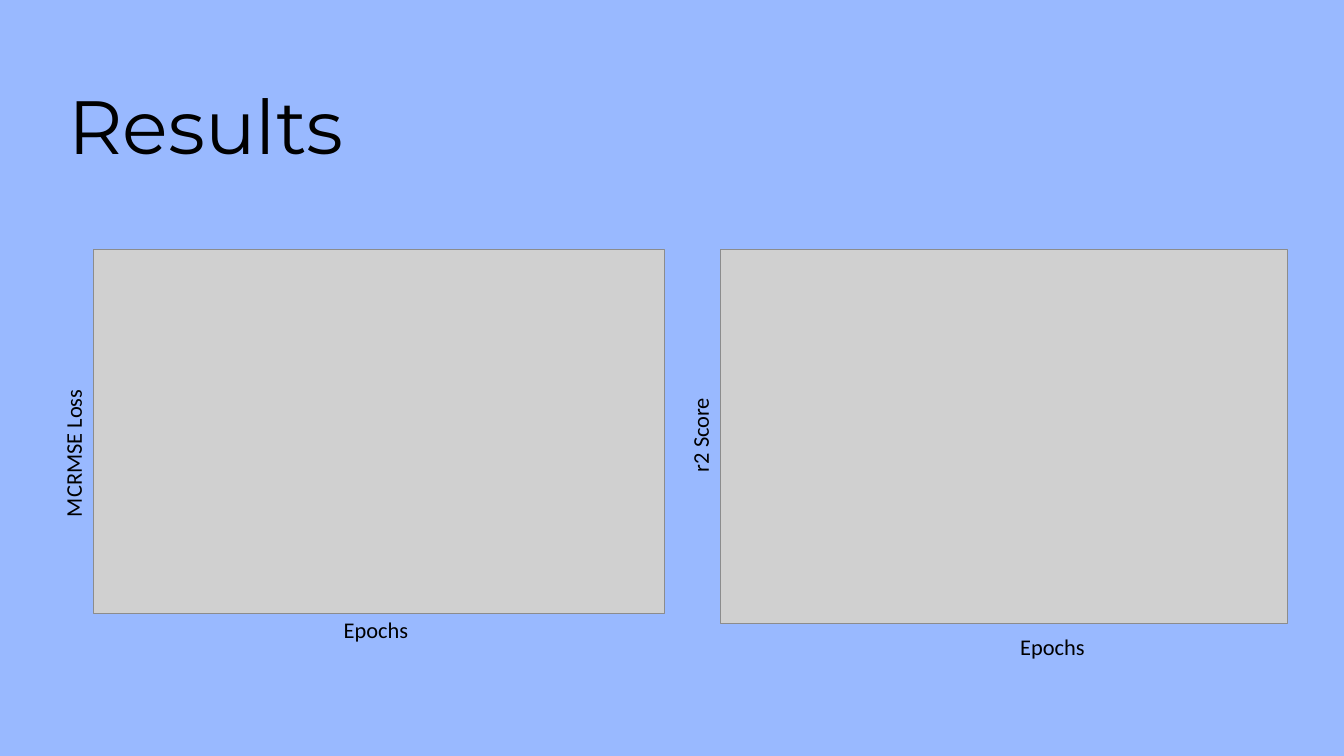
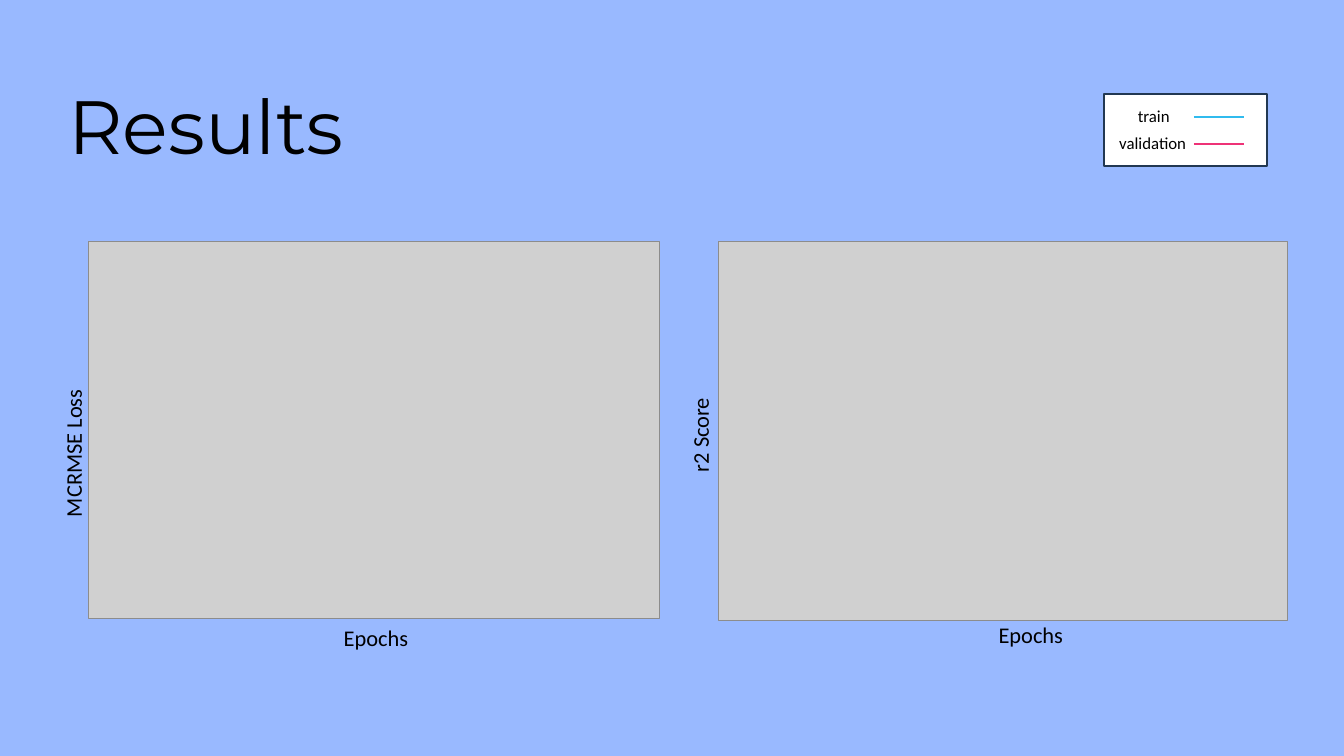
Before and after one commit to eladsalama/ML-evaluate-summaries, a slide deck: slide 5 of Reference Materials/MidPoint_review_11.3.pptx. Drawn at 1344x756 pixels with LibreOffice and Linux fonts; fonts in the diff are those of the drawing; grey boxes stand for pictures. Boxes give left, top, right and bottom in pixels: in the first picture for what was removed or moved away, otherwise in the second. Text is boxed around its words. In the diff, an @@ line names an element or a change of style, - is before the commit and + after.

Commit message:
update pptx

```diff
--- a/Reference Materials/MidPoint_review_11.3.pptx
+++ b/Reference Materials/MidPoint_review_11.3.pptx
@@ rectangle added at bbox=[1104, 94, 1267, 166], fill #FFFFFF, outline #233953 2 pt @@
@@ text added at bbox=[1138, 110, 1170, 122], 18 pt, text #000000 @@
+train
@@ line added from (1194, 117) to (1245, 117), #30BBEE 2.25 pt @@
@@ text added at bbox=[1119, 137, 1186, 149], 18 pt, text #000000 @@
+validation
@@ line added from (1194, 144) to (1245, 144), #EE3277 2.25 pt @@
@@ picture: place and size @@
-picture at bbox=[93, 249, 665, 614]
+picture at bbox=[89, 242, 659, 618]
@@ picture: place and size @@
-picture at bbox=[720, 249, 1288, 624]
+picture at bbox=[718, 242, 1288, 621]
@@ text "Epochs": place and size @@
-text "Epochs" at bbox=[344, 622, 408, 642]
+text "Epochs" at bbox=[344, 630, 408, 650]
@@ text "Epochs": place and size @@
-text "Epochs" at bbox=[1020, 639, 1084, 659]
+text "Epochs" at bbox=[999, 627, 1063, 647]
```
